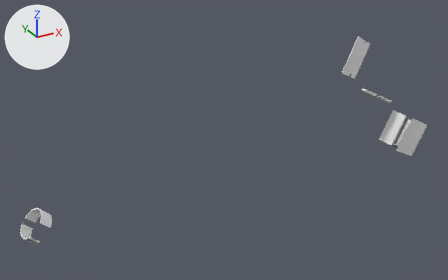
A saved change to the OBJ model DarkChaos-Dev/gameitems/Primitive.LM_L_LX_Parts.obj.
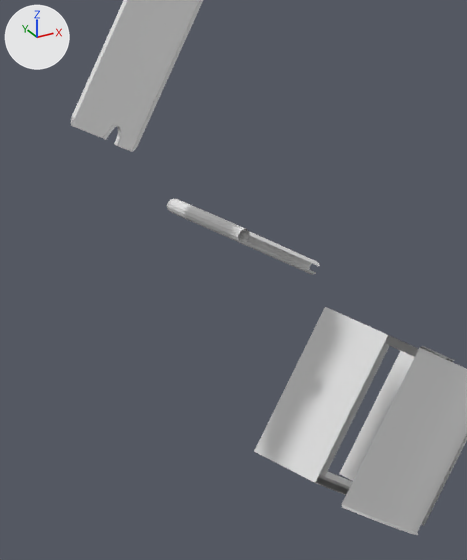
Each version appears first whole from a 50 mm camera at (-982.0, -845.0, 468.0) aimed at (-460.0, 104.0, -7.0), and next in a close-up on the part from 73% to 94% of the width and 17% to 58% of the height. Lighting does not change. The marker at upper left points along +X, +Y and +Z. Where no turn or scale is listed for an object, it has been applied to the vertices. Vertices at the same position are counted once.

Objects in the first close-up: 'LM_L_LX_Parts'.
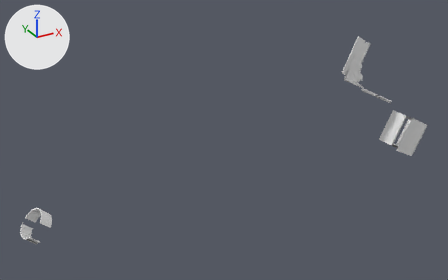
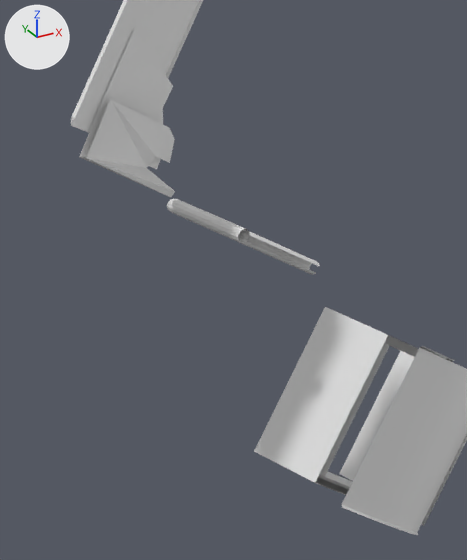
Boxes [x1, y1, x2, y2] around the edits, measured in the close-ups (467 x 560 px):
```json
{"part": 1, "of": "me_lm_l_lx_parts", "change": "added", "after": [79, 29, 175, 197]}
```

Edits to the scene script, one JSON object a line:
```json
{"block": "me_lm_l_lx_parts", "where": "# used by ob_lm_l_lx_parts; location = (0.0, 0.0, 0.0)"}
{"op": "remove", "block": "me_lm_l_lx_parts", "code": "me_lm_l_lx_parts.from_pydata(...)  # 427 vertices, 680 faces; spans x -838.0..-34.0, y -31.0..224.0, z -170.0..181.0"}
{"op": "add", "block": "me_lm_l_lx_parts", "code": "me_lm_l_lx_parts.from_pydata(...)  # 484 vertices, 771 faces; spans x -838.0..-34.0, y -31.0..224.0, z -170.0..181.0"}
{"block": "me_lm_l_lx_parts", "change": "me_lm_l_lx_parts part 1: a new loose piece of 57 vertices spanning x -237.0..-169.0, y 35.0..64.0, z 73.0..144.0"}
```
